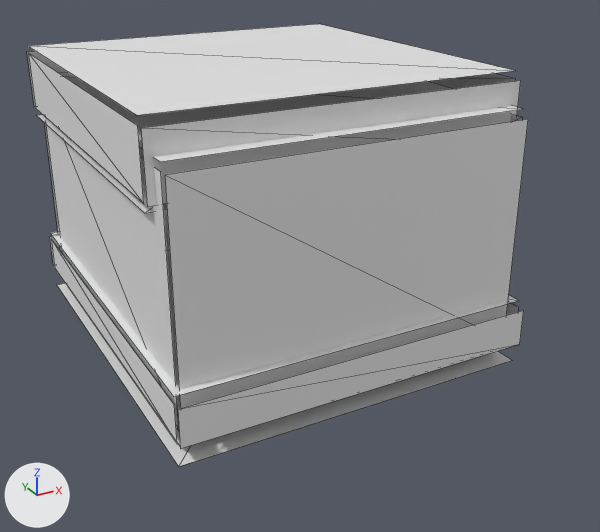
A saved change to the OBJ model tools/armor_src/models/entity/tidepriest/boots_leg_l.obj.
One viewpoint serves both versions: a 50 mm camera at (-0.181, -0.632, 0.337) aimed at (0.133, -0.061, 0.052). Lighting does not change. The marker at lower left points along +X, +Y and +Z. The older version comes first. Mesh edges are drawn as thin lines. Where no turn or scale is listed for an object, it has been applied to the vertices.

In view in the first picture: 'boots_leg_l'.
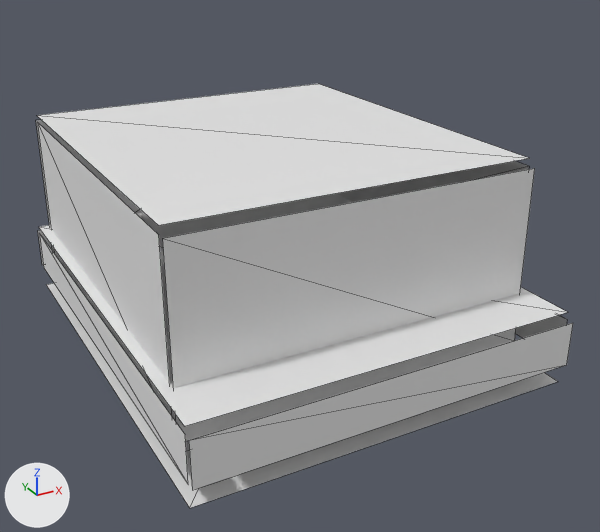
What differs and where, as boxes [x1, y1, x2, y2] in the pictures (600 x 532 px; the box of a moved part takes in the faces that stretch with it):
'boots_leg_l', reshaped (7% wider): before [27, 24, 528, 466]; after [36, 84, 573, 508]
part 1 of me_boots_leg_l, rebuilt (13% wider, 28% taller): before [51, 215, 519, 397]; after [39, 193, 568, 426]
part 2 of me_boots_leg_l, rebuilt (12% wider, 23% taller): before [57, 283, 512, 466]; after [46, 283, 558, 508]
part 3 of me_boots_leg_l, rebuilt (mostly hidden before): before [510, 114, 522, 122]; after [336, 161, 529, 202]
part 4 of me_boots_leg_l, rebuilt: before [46, 124, 179, 431]; after [37, 122, 172, 416]
part 5 of me_boots_leg_l, rebuilt: before [176, 395, 180, 446]; after [172, 410, 189, 451]
part 6 of me_boots_leg_l, rebuilt: before [50, 236, 60, 266]; after [38, 230, 53, 265]
part 7 of me_boots_leg_l, deleted: before [27, 24, 524, 449]
part 8 of me_boots_leg_l, moved or reshaped: before [37, 115, 528, 443]; after [36, 84, 573, 490]

The change, as a list of edits to the scene's bpy script:
```text
Change me_boots_leg_l:
    used by ob_boots_leg_l; location = (0.0, 0.0, 0.0)
    remove me_boots_leg_l.from_pydata(...)  # 72 vertices, 36 faces; spans x -0.028..0.272, y -0.188..0.162, z -0.019..0.219
    add me_boots_leg_l.from_pydata(...)  # 48 vertices, 24 faces; spans x -0.038..0.281, y -0.231..0.169, z -0.019..0.156
    me_boots_leg_l part 1: the loose piece of 4 vertices spanning x -0.028..0.272, y -0.181..0.156, z 0.037..0.038 is rebuilt with 4 vertices and now spans x -0.038..0.281, y -0.225..0.162, z 0.044
    me_boots_leg_l part 2: the loose piece of 4 vertices spanning x -0.028..0.272, y -0.181..0.156, z -0.019 is rebuilt with 4 vertices and now spans x -0.038..0.281, y -0.225..0.162, z -0.019
    me_boots_leg_l part 3: the loose piece of 4 vertices spanning x 0.266, y -0.169..0.144, z 0.0..0.188 is rebuilt with 4 vertices and now spans x 0.272, y -0.175..0.15, z 0.0..0.15
    me_boots_leg_l part 4: the loose piece of 4 vertices spanning x -0.022, y -0.169..0.144, z 0.0..0.188 is rebuilt with 4 vertices and now spans x -0.028, y -0.175..0.15, z 0.0..0.15
    me_boots_leg_l part 5: the loose piece of 4 vertices spanning x -0.022..0.266, y -0.169..0.144, z -0.013..-0.012 is rebuilt with 4 vertices and now spans x -0.028..0.272, y -0.175..0.15, z -0.013..-0.012
    me_boots_leg_l part 6: the loose piece of 4 vertices spanning x -0.028..0.272, y 0.162, z 0.0..0.031 is rebuilt with 4 vertices and now spans x -0.038..0.281, y 0.169, z 0.0..0.037
    me_boots_leg_l part 7: 7 loose pieces with 28 vertices, spanning x -0.028..0.272, y -0.188..0.156, z 0.0..0.219, are deleted
    me_boots_leg_l part 8
    14 vertices are removed from x -0.028..0.272, y -0.181..0.156, z 0.0..0.188
    10 faces are deleted
    18 vertices are added at x -0.038..0.281, y -0.231..0.162, z 0.0..0.156
    12 new faces join them
```
